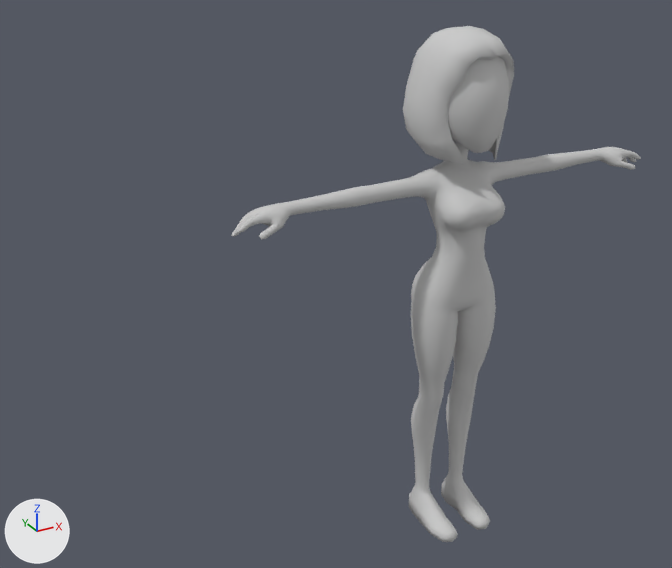
What one commit did to the FBX model client/week1/Assets/EverydayMotionPackFree/Model/Chatacter/female.FBX.
Both versions are drawn from a 50 mm lens placed at (-18.6, -25.01, 23.44), pointed at (-4.3, 1.0, 10.43). Lighting does not change. The marker at lower left points along +X, +Y and +Z. Where no turn or scale is listed for an object, it has been applied to the vertices.

The scene before the commit, as lines of its bpy script (objects in view):
```python
me_mesh = bpy.data.meshes.new('Mesh')
me_mesh.from_pydata(...)  # 1889 vertices, 3716 faces; spans x -8.5..8.5, y -1.9..2.2, z 0.0..19.0
me_mesh.materials.append(mat_03___default)  # its picture is missing
ob_mesh_female = bpy.data.objects.new('Mesh_Female', me_mesh)
ob_mesh_female.location = (0.0, 0.0, 0.0)
```
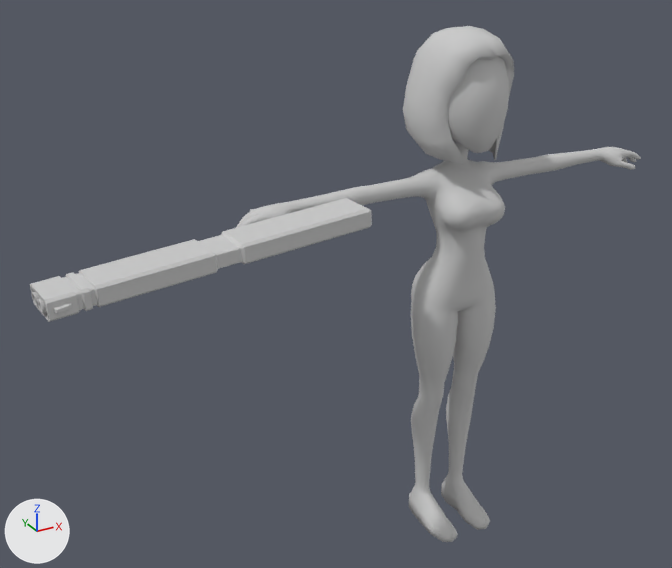
Pixel boxes (x1, y1, x2, y2) of what changed, in the pictures (672 x 568 px):
'Prop_Gun', added: after (30, 198, 372, 322)

The change in detail:
Material 'Tex_0004_1.dds' (mat_tex_0004_1_dds) is new.
Its base color is (0.588, 0.588, 0.588) (light grey #cacaca).
Its roughness is 0.859.
Mesh me_mesh_001 is new.
It has 520 vertices, 578 faces and spans x -5.25..5.16, y -1.21..2.33, z -0.18..1.04.
It uses material mat_tex_0004_1_dds (its picture is missing).
Object 'Prop_Gun' (ob_prop_gun) is new; it shows me_mesh_001.
Its location is (-9.51, -1.17, 12.93).
